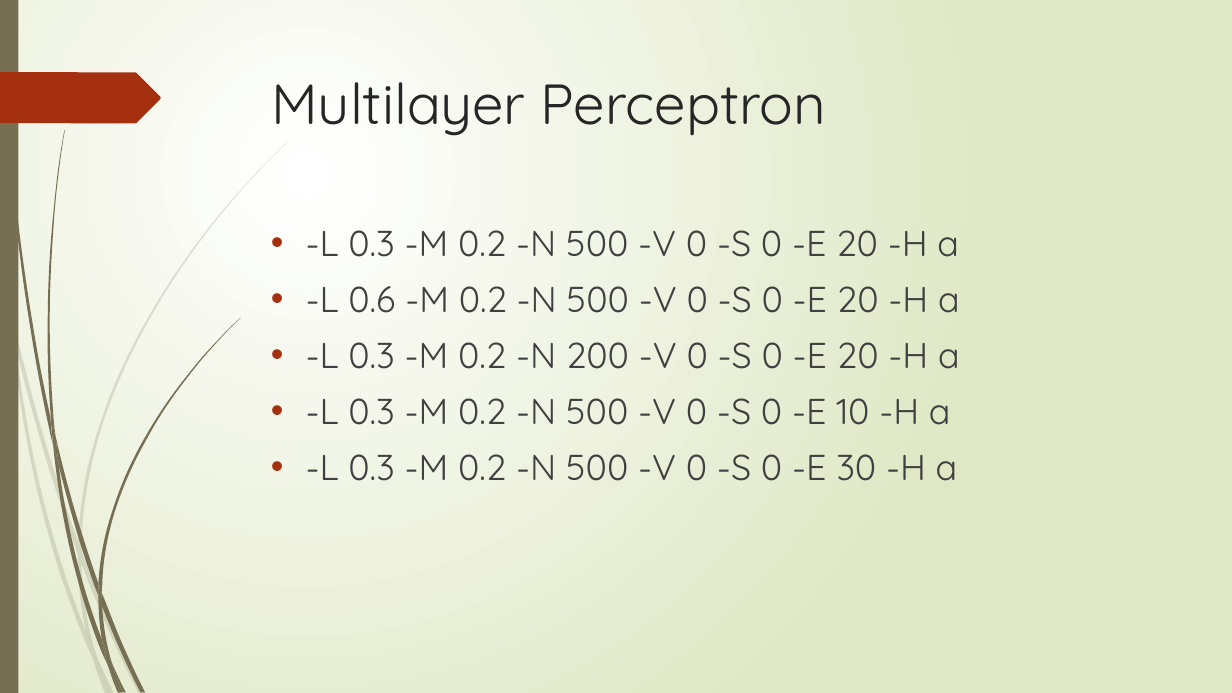
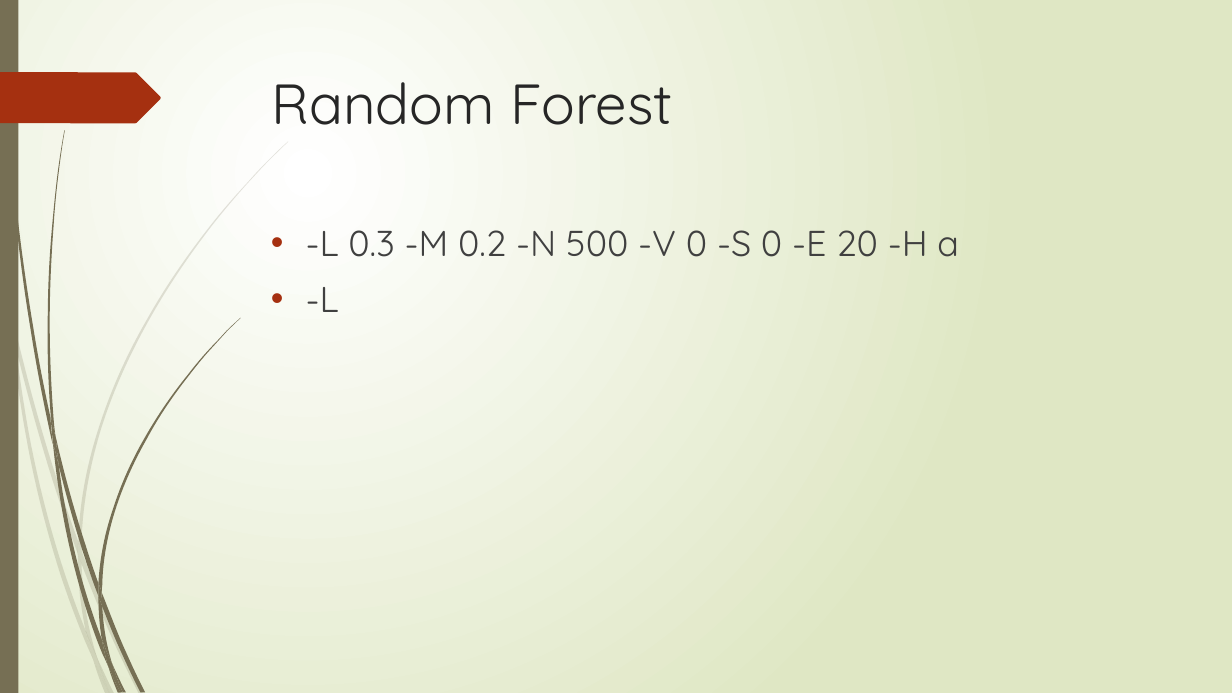
Before and after one commit to XiaokuanOSU/ML-Project, a slide deck: slide 8 of PPTGroup10.pptx. Drawn at 1232x693 pixels with LibreOffice and Linux fonts; fonts in the diff are those of the drawing. Boxes give left, top, right and bottom in pixels: in the first picture for what was removed or moved away, otherwise in the second. Text is boxed around its words. In the diff, an @@ line names an element or a change of style, - is before the commit and + after.

```diff
--- a/PPTGroup10.pptx
+++ b/PPTGroup10.pptx
@@ title at bbox=[271, 82, 673, 125]: text changed @@
-Multilayer Perceptron
+Random Forest
@@ text at bbox=[306, 287, 339, 312]: text changed @@
-• -L 0.6 -M 0.2 -N 500 -V 0 -S 0 -E 20 -H a
-• -L 0.3 -M 0.2 -N 200 -V 0 -S 0 -E 20 -H a
-• -L 0.3 -M 0.2 -N 500 -V 0 -S 0 -E 10 -H a
-• -L 0.3 -M 0.2 -N 500 -V 0 -S 0 -E 30 -H a
+• -L
```
Also in this commit, not shown: 5 other slides changed, 4 slides added, 2 slides removed.
